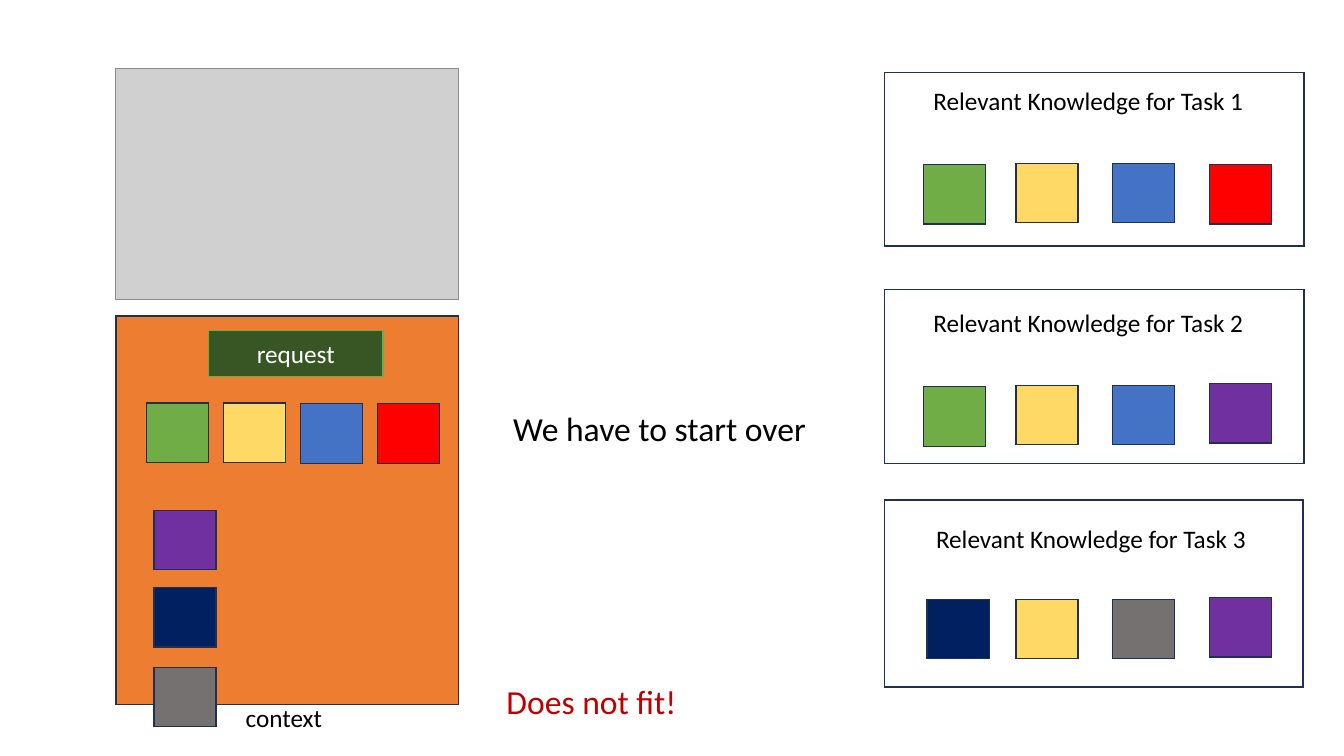
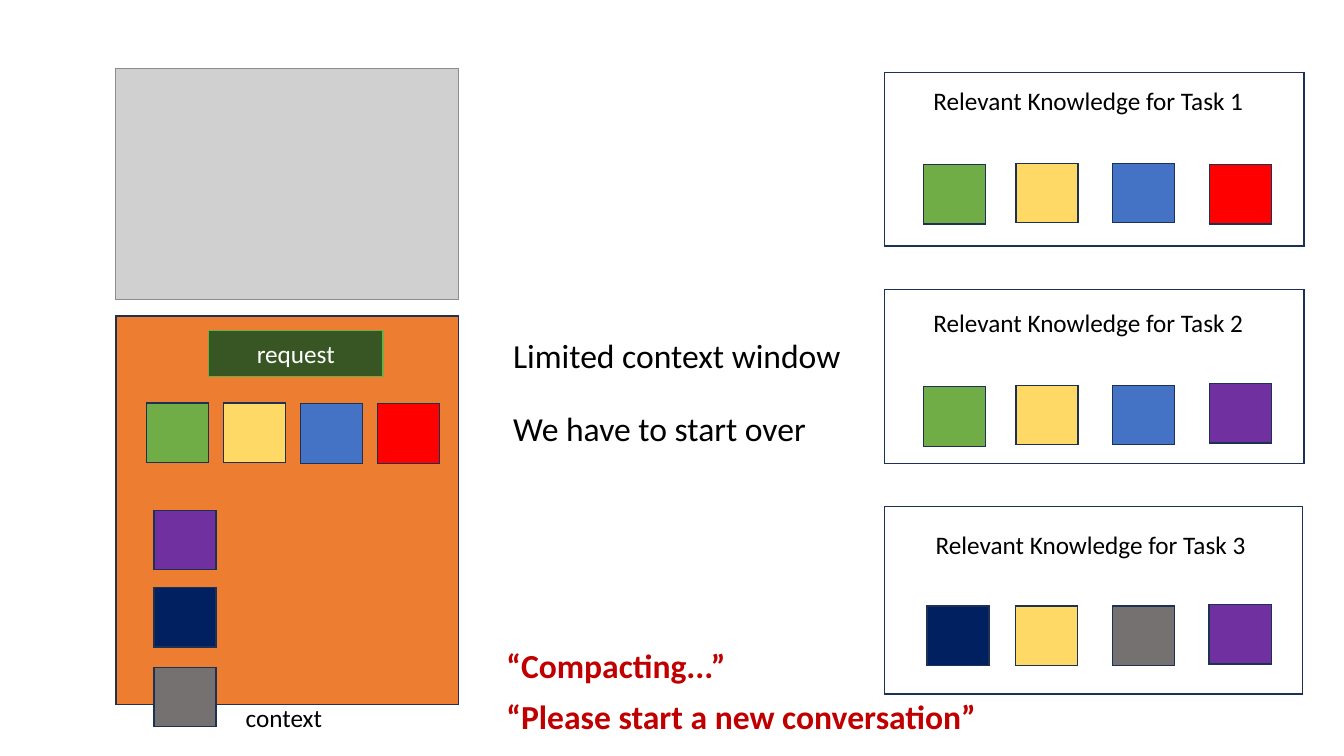
Before and after one commit to lexler/Talks, a slide deck: slide 9 of Slides/Core Patterns for Coding with AI.pptx. Drawn at 1344x756 pixels with LibreOffice and Linux fonts; fonts in the diff are those of the drawing; grey boxes stand for pictures. Boxes give left, top, right and bottom in pixels: in the first picture for what was removed or moved away, otherwise in the second. Text is boxed around its words. In the diff, an @@ line names an element or a change of style, - is before the commit and + after.

Commit message:
wip: slides

```diff
--- a/Slides/Core Patterns for Coding with AI.pptx
+++ b/Slides/Core Patterns for Coding with AI.pptx
@@ text added at bbox=[513, 344, 841, 369], 24 pt, text #000000 @@
+Limited context window
@@ 5 rectangles, 1 text: place and size @@
-5 rectangles, 1 text at bbox=[885, 500, 1304, 688]
+5 rectangles, 1 text at bbox=[884, 507, 1303, 695]
@@ text at bbox=[506, 653, 725, 684]: text changed; bold on @@
-Does not fit!
+“Compacting...”
@@ text added at bbox=[506, 704, 976, 730], 24 pt, text #C00000, bold @@
+“Please start a new conversation”
```
Also in this commit, not shown: 3 other slides changed, 1 slide added.
